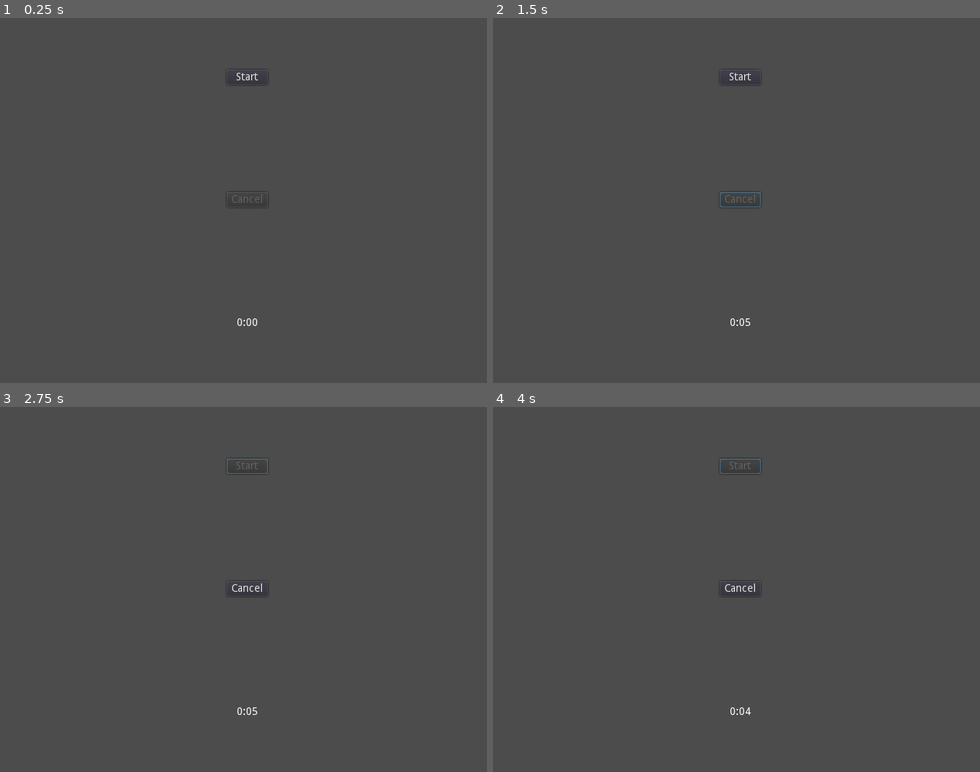
Above: before the commit, frames 1-4 (two rows, left to right).
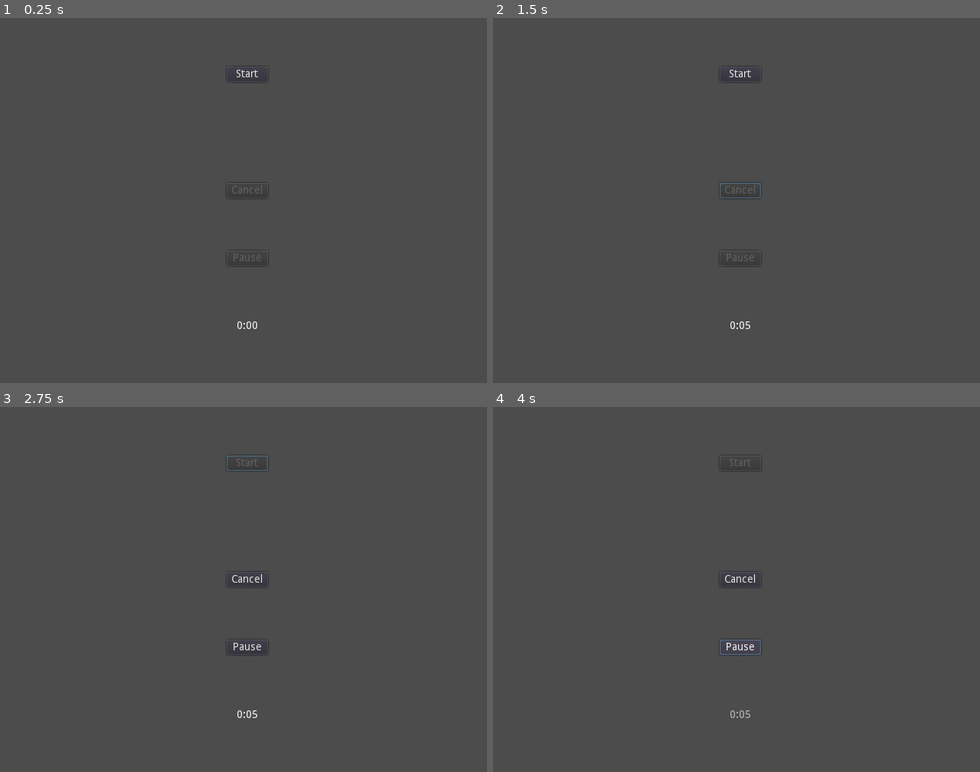
Above: after the commit, the same moments.

Repository: doctor-g/MonsDRAWsityTimer
Game: Godot game, scene res://src/MainScene.tscn
The game is run twice, just before and just after one commit, with the same random seed, the same clock (stepped at 60 frames per second) and the same inputs.
Inputs (mouse positions are in pixels of both pictures, inside the frame that each line leads up to):
- Up to frame 1 (0.25 s): no input
- Up to frame 2 (1.5 s): click "Start" at 0.5 s; click "Cancel" at 1.25 s
- Up to frame 3 (2.75 s): click "Start" at 2 s
- Up to frame 4 (4 s): click (741, 647) at 2.75 s, where only the run after the commit has a clickable "Pause"

The runs differ from the first frame. In frame 1, 0.2% of the frame differs, in the area x 46-55%, y 13-86%; in frame 2, 0.2%; in frame 3, 0.3%; in frame 4, 0.4%, in the area x 46-55%, y 14-86%.

Commit message:
Add pause button

Diff:
--- a/project/src/MainScene.gd
+++ b/project/src/MainScene.gd
@@ -15,15 +15,18 @@
 onready var _timeRemainingLabel := $VBoxContainer/TimeRemaining
 onready var _beepPlayer := $AudioStreamPlayer
 onready var _cancelButton := $VBoxContainer/CancelButton
-
+onready var _pauseButton := $VBoxContainer/PauseButton
 
 func _on_StartButton_pressed():
 	_startButton.disabled = true
 	_cancelButton.disabled = false
+	_pauseButton.disabled = false
 	_state = State.STUDY
 	_secondsRemaining = studyDuration
 	_timeRemainingLabel.text = _formatSecondsRemaining()
 	_timer.start(1)
+	 # In case the timer was previously paused, make sure to unpause it.
+	_timer.paused = false
 
 
 func _on_Timer_timeout():
@@ -38,6 +41,7 @@
 				_state = State.DRAW
 			State.DRAW:
 				_startButton.disabled = false
+				_pauseButton.disabled = true
 				_state = State.NONE
 				_cancelButton.disabled = true
 				_timer.stop()
@@ -58,3 +62,18 @@
 	_startButton.disabled = false
 	_cancelButton.disabled = true
 	_timeRemainingLabel.text = _formatSecondsRemaining()
+	_pauseButton.disabled = true
+	_stop_blink_animation()
+
+
+func _on_PauseButton_pressed():
+	_timer.paused = not _timer.paused
+	if _timer.paused:
+		$AnimationPlayer.play("blink")
+	else:
+		_stop_blink_animation()
+
+
+func _stop_blink_animation():
+	$AnimationPlayer.seek(0, true)
+	$AnimationPlayer.stop()
--- a/project/src/MainScene.tscn
+++ b/project/src/MainScene.tscn
@@ -1,7 +1,23 @@
-[gd_scene load_steps=3 format=2]
+[gd_scene load_steps=4 format=2]
 
 [ext_resource path="res://assets/beep.wav" type="AudioStream" id=1]
 [ext_resource path="res://src/MainScene.gd" type="Script" id=2]
+
+[sub_resource type="Animation" id=1]
+resource_name = "blink"
+loop = true
+tracks/0/type = "value"
+tracks/0/path = NodePath("VBoxContainer/TimeRemaining:self_modulate")
+tracks/0/interp = 1
+tracks/0/loop_wrap = true
+tracks/0/imported = false
+tracks/0/enabled = true
+tracks/0/keys = {
+"times": PoolRealArray( 0, 0.5, 1 ),
+"transitions": PoolRealArray( 1, 1, 1 ),
+"update": 0,
+"values": [ Color( 1, 1, 1, 1 ), Color( 1, 1, 1, 0 ), Color( 1, 1, 1, 1 ) ]
+}
 
 [node name="MainScene" type="Control"]
 anchor_right = 1.0
@@ -27,32 +43,43 @@
 }
 
 [node name="StartButton" type="Button" parent="VBoxContainer"]
-margin_top = 68.0
+margin_top = 64.0
 margin_right = 54.0
-margin_bottom = 88.0
+margin_bottom = 84.0
 size_flags_horizontal = 3
 size_flags_vertical = 6
 text = "Start"
 
 [node name="CancelButton" type="Button" parent="VBoxContainer"]
-margin_top = 229.0
+margin_top = 217.0
 margin_right = 54.0
-margin_bottom = 249.0
+margin_bottom = 237.0
 size_flags_horizontal = 3
 size_flags_vertical = 6
 disabled = true
 text = "Cancel"
 
+[node name="PauseButton" type="Button" parent="VBoxContainer"]
+margin_top = 306.0
+margin_right = 54.0
+margin_bottom = 326.0
+disabled = true
+text = "Pause"
+
 [node name="TimeRemaining" type="Label" parent="VBoxContainer"]
-margin_top = 394.0
+margin_top = 398.0
 margin_right = 54.0
-margin_bottom = 408.0
+margin_bottom = 412.0
 size_flags_horizontal = 3
 size_flags_vertical = 6
 text = "0:00"
 align = 1
 
 [node name="Timer" type="Timer" parent="."]
+
+[node name="AnimationPlayer" type="AnimationPlayer" parent="."]
+anims/blink = SubResource( 1 )
 [connection signal="pressed" from="VBoxContainer/StartButton" to="." method="_on_StartButton_pressed"]
 [connection signal="pressed" from="VBoxContainer/CancelButton" to="." method="_on_CancelButton_pressed"]
+[connection signal="pressed" from="VBoxContainer/PauseButton" to="." method="_on_PauseButton_pressed"]
 [connection signal="timeout" from="Timer" to="." method="_on_Timer_timeout"]
